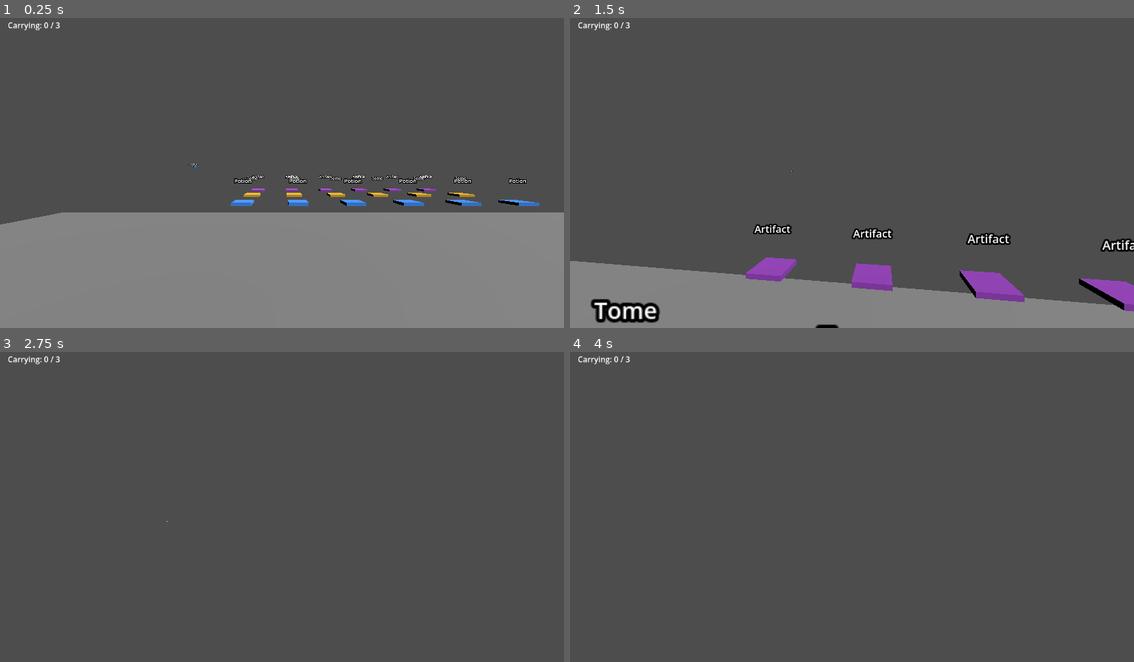
Above: before the commit, frames 1-4 (two rows, left to right).
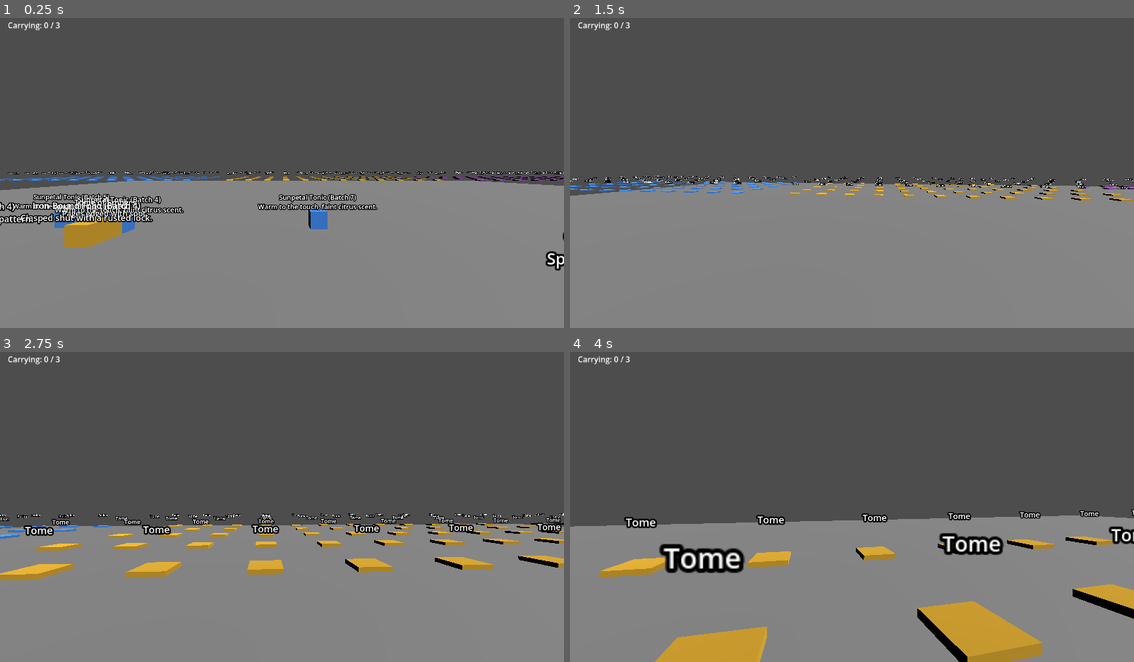
Above: after the commit, the same moments.

Repository: Redi38/coop-sorting-sim
Game: Godot game, scene res://scenes/world/World.tscn
Same seed, same stepped clock (60 frames per second), same inputs: the game is played once before the commit and once after it. This scene is started directly instead of the project's main scene.
Inputs (mouse positions are in pixels of both pictures, inside the frame that each line leads up to):
- Up to frame 1 (0.25 s): no input
- Up to frame 2 (1.5 s): move the mouse to (880, 169) at 0.52 s; hold E (interact) 0.53-1.28 s; hold W (move_forward) from 0.53 s (still down); tap Space (jump) at 0.77 s; move the mouse to (823, 169) at 1.27 s; tap E (interact) at 1.35 s
- Up to frame 3 (2.75 s): keep holding W (move_forward); tap Space (jump) at 1.52 s; move the mouse to (293, 497) at 2.02 s; hold E (interact) from 2.03 s (still down)
- Up to frame 4 (4 s): keep holding W (move_forward); move the mouse to (846, 510) at 2.77 s; release E (interact) at 2.78 s; tap E (interact) at 2.85 s; tap Space (jump) at 3.02, 3.77 s; move the mouse to (891, 507) at 3.52 s; hold E (interact) from 3.53 s (still down)

The runs differ from the first frame. In frame 1, 13% of the frame differs, in the area x 0-100%, y 47-82%; in frame 2, 33%; in frame 3, 45%; in frame 4, 46%, in the area x 0-100%, y 50-100%.

Commit message:
Enlarge room and shelf layout to fit 180-item target
- Grow floor 20x20 -> 50x50, move spawn points into open area
- Raise TARGET_ITEM_COUNT 60 -> 180, SLOTS_PER_CATEGORY 6 -> 60
- Wrap shelf slots into rows (SLOTS_PER_ROW) with categories laid
  out side-by-side along X instead of one 60-wide row per category
- Widen item scatter extent to match
- Update README to match new counts/layout

Diff:
--- a/scenes/world/World.gd
+++ b/scenes/world/World.gd
@@ -10,14 +10,20 @@
 const ITEM_SCENE := preload("res://scenes/item/Item.tscn")
 const SLOT_SCENE := preload("res://scenes/shelf_slot/ShelfSlot.tscn")
 
-# Kept modest for local network testing on a single room. ItemCatalog's
-# get_item_templates() cycles its hand-authored pool with numbered repeats,
-# so this can be raised toward the design doc's 150-300 target once the
-# sync loop at this scale feels good over an actual connection, without
-# touching anything else here.
-const TARGET_ITEM_COUNT := 60
-const SLOTS_PER_CATEGORY := 6
-const SCATTER_HALF_EXTENT := 6.0
+# Raised toward the design doc's 150-300 target now that the room is sized
+# to fit it (50x50 floor, see World.tscn). ItemCatalog's get_item_templates()
+# cycles its hand-authored pool with numbered repeats to reach this count.
+const TARGET_ITEM_COUNT := 180
+# One slot per item within a category (items are 60/category at the count
+# above: 180 / 3 categories), since each item needs its own lockable slot.
+const SLOTS_PER_CATEGORY := 60
+# How many slots sit in one shelf row before wrapping to the next row —
+# a single 60-wide row wouldn't fit the room or be walkable.
+const SLOTS_PER_ROW := 12
+const SLOT_SPACING := 1.1
+const SHELF_ROW_SPACING := 1.4
+const SHELF_CATEGORY_GAP := 2.5
+const SCATTER_HALF_EXTENT := 18.0
 
 @onready var spawn_points_node: Node3D = $SpawnPoints
 @onready var items_container: Node3D = $Items
@@ -46,16 +52,28 @@
 
 func _spawn_shelf_slots() -> void:
 	var categories := ItemCatalog.get_categories()
-	for row in categories.size():
-		var cat := categories[row]
+	# Rows needed to fit SLOTS_PER_CATEGORY slots at SLOTS_PER_ROW per row,
+	# so a category's block is a wrapped grid instead of one very long row.
+	var rows_per_category := int(ceil(float(SLOTS_PER_CATEGORY) / SLOTS_PER_ROW))
+	# Categories sit side-by-side along X (each its own wrapped grid, shallow
+	# in Z) rather than stacked deeper and deeper in Z — keeps the whole
+	# shelf wall within the floor bounds instead of running off the edge.
+	var block_width := (SLOTS_PER_ROW - 1) * SLOT_SPACING
+	var cat_x_stride := block_width + SHELF_CATEGORY_GAP
+	var cat_x_start := -(categories.size() - 1) / 2.0 * cat_x_stride
+	for cat_index in categories.size():
+		var cat := categories[cat_index]
+		var cat_center_x := cat_x_start + cat_index * cat_x_stride
 		for col in SLOTS_PER_CATEGORY:
 			var slot: Area3D = SLOT_SCENE.instantiate()
 			slot.name = "Slot_%s_%d" % [cat.id, col]
 			slot.slot_id = "slot_%s_%d" % [cat.id, col]
 			slot.accepted_category = cat.id
 			shelf_slots_node.add_child(slot)
-			var x := (col - (SLOTS_PER_CATEGORY - 1) / 2.0) * 1.0
-			var z := -6.0 - row * 1.2
+			var row_in_cat := col / SLOTS_PER_ROW
+			var col_in_row := col % SLOTS_PER_ROW
+			var x := cat_center_x + (col_in_row - (SLOTS_PER_ROW - 1) / 2.0) * SLOT_SPACING
+			var z := -6.0 - row_in_cat * SHELF_ROW_SPACING
 			slot.position = Vector3(x, 1.0, z)
 
 
@@ -69,10 +87,11 @@
 		item.display_name = data["name"]
 		item.description = data["description"]
 		items_container.add_child(item, true)
-		# scatter roughly around the room center, away from the shelf wall;
-		# replace with real scatter points once the level art exists
+		# scatter across the open half of the room (positive Z), away from
+		# the shelf wall which now sits around z ≈ -6 to -13; replace with
+		# real scatter points once the level art exists
 		item.global_position = Vector3(
 			randf_range(-SCATTER_HALF_EXTENT, SCATTER_HALF_EXTENT),
 			1.0,
-			randf_range(-2.0, SCATTER_HALF_EXTENT)
+			randf_range(2.0, SCATTER_HALF_EXTENT)
 		)
--- a/scenes/world/World.tscn
+++ b/scenes/world/World.tscn
@@ -3,10 +3,10 @@
 [ext_resource type="Script" path="res://scenes/world/World.gd" id="1"]
 
 [sub_resource type="BoxShape3D" id="BoxShape3D_floor"]
-size = Vector3(20, 0.2, 20)
+size = Vector3(50, 0.2, 50)
 
 [sub_resource type="BoxMesh" id="BoxMesh_floor"]
-size = Vector3(20, 0.2, 20)
+size = Vector3(50, 0.2, 50)
 
 [node name="World" type="Node3D"]
 script = ExtResource("1")
@@ -28,16 +28,16 @@
 [node name="SpawnPoints" type="Node3D" parent="."]
 
 [node name="SpawnPoint1" type="Marker3D" parent="SpawnPoints"]
-position = Vector3(-2, 0.1, -2)
+position = Vector3(-3, 0.1, 6)
 
 [node name="SpawnPoint2" type="Marker3D" parent="SpawnPoints"]
-position = Vector3(2, 0.1, -2)
+position = Vector3(3, 0.1, 6)
 
 [node name="SpawnPoint3" type="Marker3D" parent="SpawnPoints"]
-position = Vector3(-2, 0.1, 2)
+position = Vector3(-3, 0.1, 10)
 
 [node name="SpawnPoint4" type="Marker3D" parent="SpawnPoints"]
-position = Vector3(2, 0.1, 2)
+position = Vector3(3, 0.1, 10)
 
 [node name="ShelfSlots" type="Node3D" parent="."]
 
Not shown, changed: README.md
